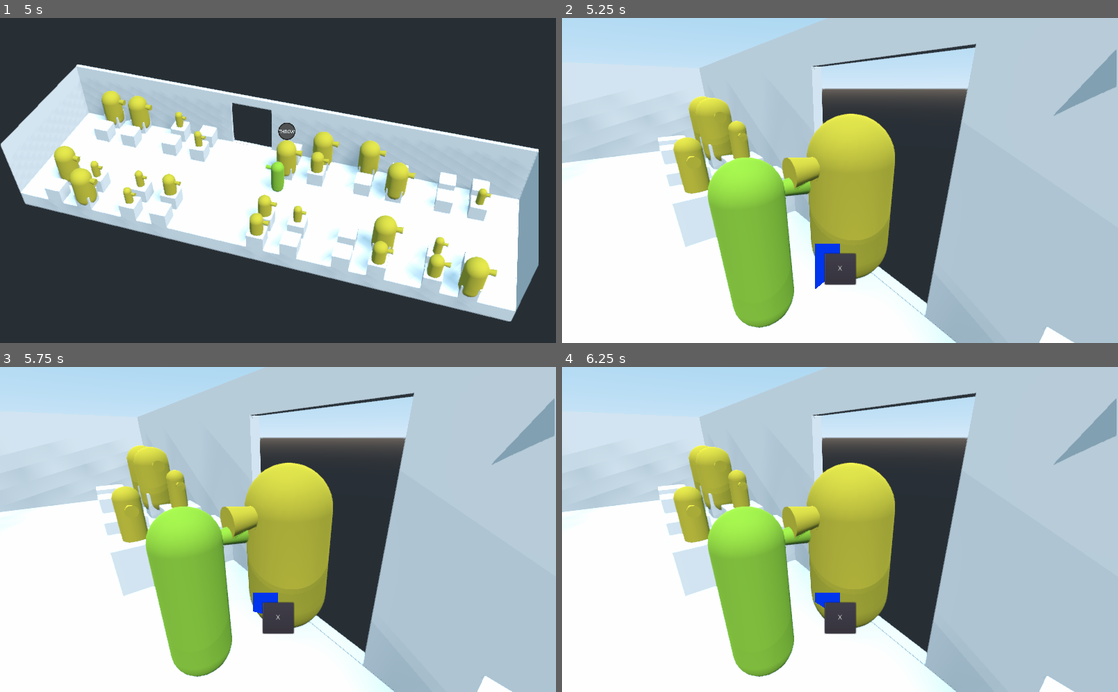
Above: before the commit, frames 1-4 (two rows, left to right).
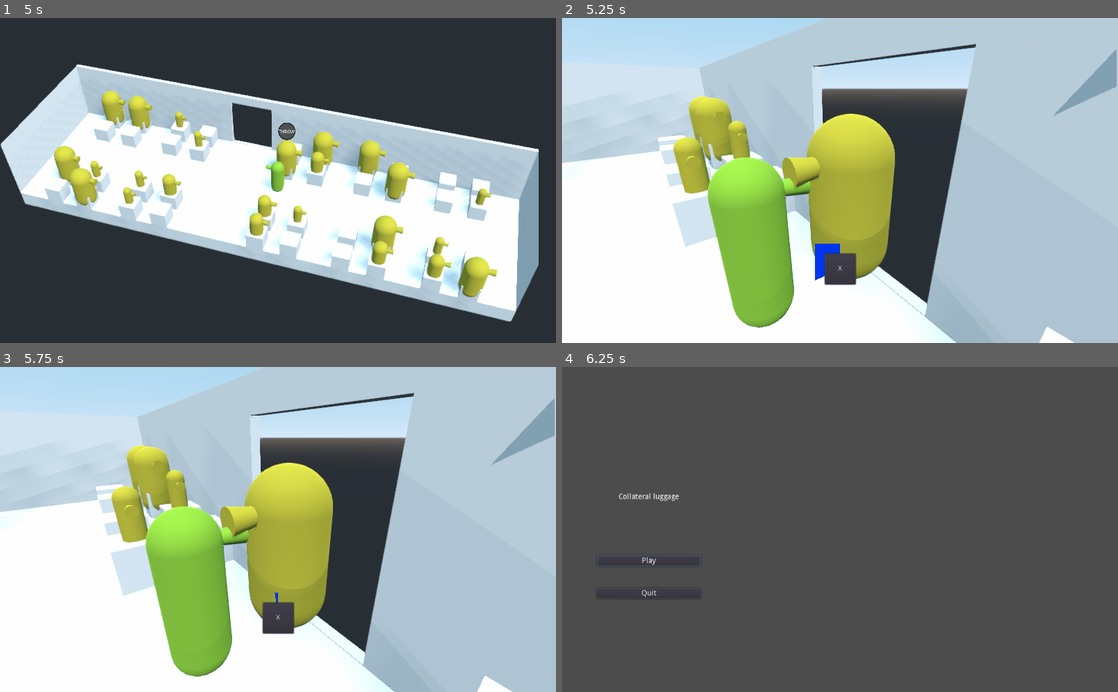
Above: after the commit, the same moments.

Repository: the-last-willy/game_jam_22_07
Game: Godot game, scene res://Game/Scenes/Main/Main.tscn
The game is run twice, just before and just after one commit, with the same random seed, the same clock (stepped at 60 frames per second) and the same inputs.
Inputs (mouse positions are in pixels of both pictures, inside the frame that each line leads up to):
- Up to frame 1 (5 s): click "Play" at 0.5 s; tap Enter (ui_accept) at 1.25, 1.52, 2.27, 3.5, 3.77, 4.52 s; move the mouse to (400, 164) at 1.27 s; hold D (move_right) 1.28-2.03 s; tap Space (grab) every 0.75 s from 1.35 to 4.35 s; click (400, 164) at 1.42 s; move the mouse to (166, 196) at 2.02 s; hold S (move_backward) 2.03-2.78 s; move the mouse to (333, 109) at 2.77 s; hold D (move_right) 2.78-3.53 s; move the mouse to (250, 245) at 3.52 s; hold W (move_forward) 3.53-4.28 s; click (250, 245) at 3.67 s; move the mouse to (444, 229) at 4.27 s; hold A (move_left) from 4.28 s (still down)
- Up to frame 2 (5.25 s): keep holding A (move_left); move the mouse to (673, 131) at 5.02 s; tap Space (grab) at 5.1 s
- Up to frame 3 (5.75 s): keep holding A (move_left); tap Enter (ui_accept) at 5.27 s
- Up to frame 4 (6.25 s): move the mouse to (867, 529) at 5.77 s; release A (move_left) at 5.78 s; hold S (move_backward) from 5.78 s (still down); tap Space (grab) at 5.85 s; click (867, 529) at 5.92 s

Frame 1 is identical in both runs. In frame 2, less than 0.1% of the frame differs, in the area x 45-48%, y 79-84%; in frame 3, 0.2%; in frame 4, 98%, in the area x 0-100%, y 0-100%.

Commit message:
Added passenger strength to confrontation

Diff:
--- a/Game/ConfrontationManager/ConfrontationManager.gd
+++ b/Game/ConfrontationManager/ConfrontationManager.gd
@@ -13,9 +13,13 @@
 
 var confronting : bool = false
 
-var strength : float = 30
-var loss : float = 30
-var press : float = 10
+var base_strength : float = 30
+var base_loss : float = 30
+var base_press_strength : float = 10
+
+var strength : float = base_strength
+var loss : float = base_loss
+var press_strength : float = base_press_strength
 
 func _ready():
 	pass
@@ -26,7 +30,7 @@
 
 	strength -= loss * delta
 	if Input.is_action_just_pressed("grab"):
-		strength += press
+		strength += press_strength
 	button_smasher.set_value(strength)
 
 	if strength <= 0.0 || strength >= 100.0:
@@ -56,7 +60,9 @@
 	confrontation_camera.current = true
 
 	button_smasher.visible = true
-	strength = 30
+
+	strength = base_strength
+	loss = base_loss * opponent.strength
 
 	player.global_transform = opponent1_pos.global_transform
 	opponent.global_transform = opponent2_pos.global_transform
